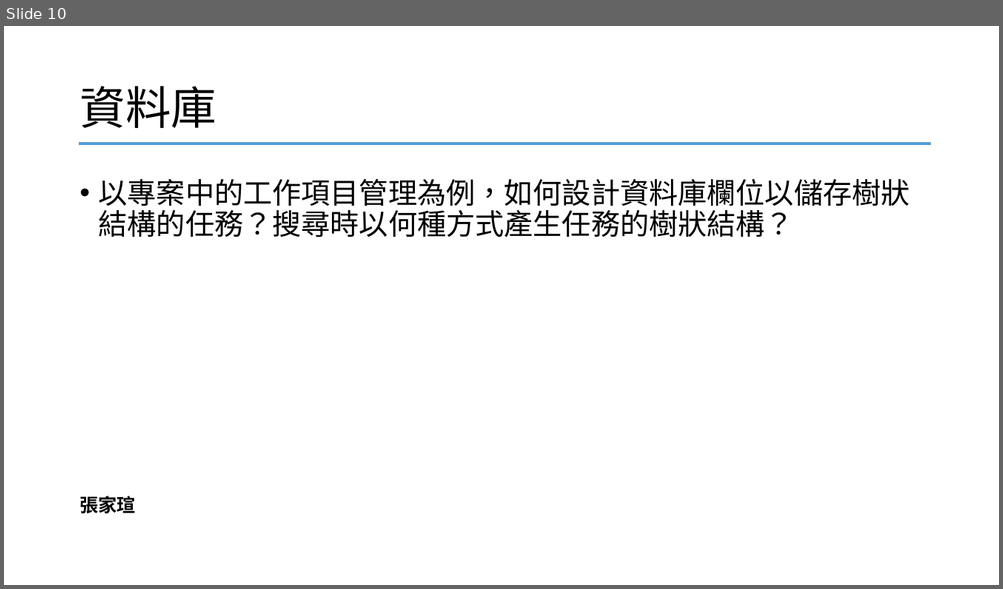
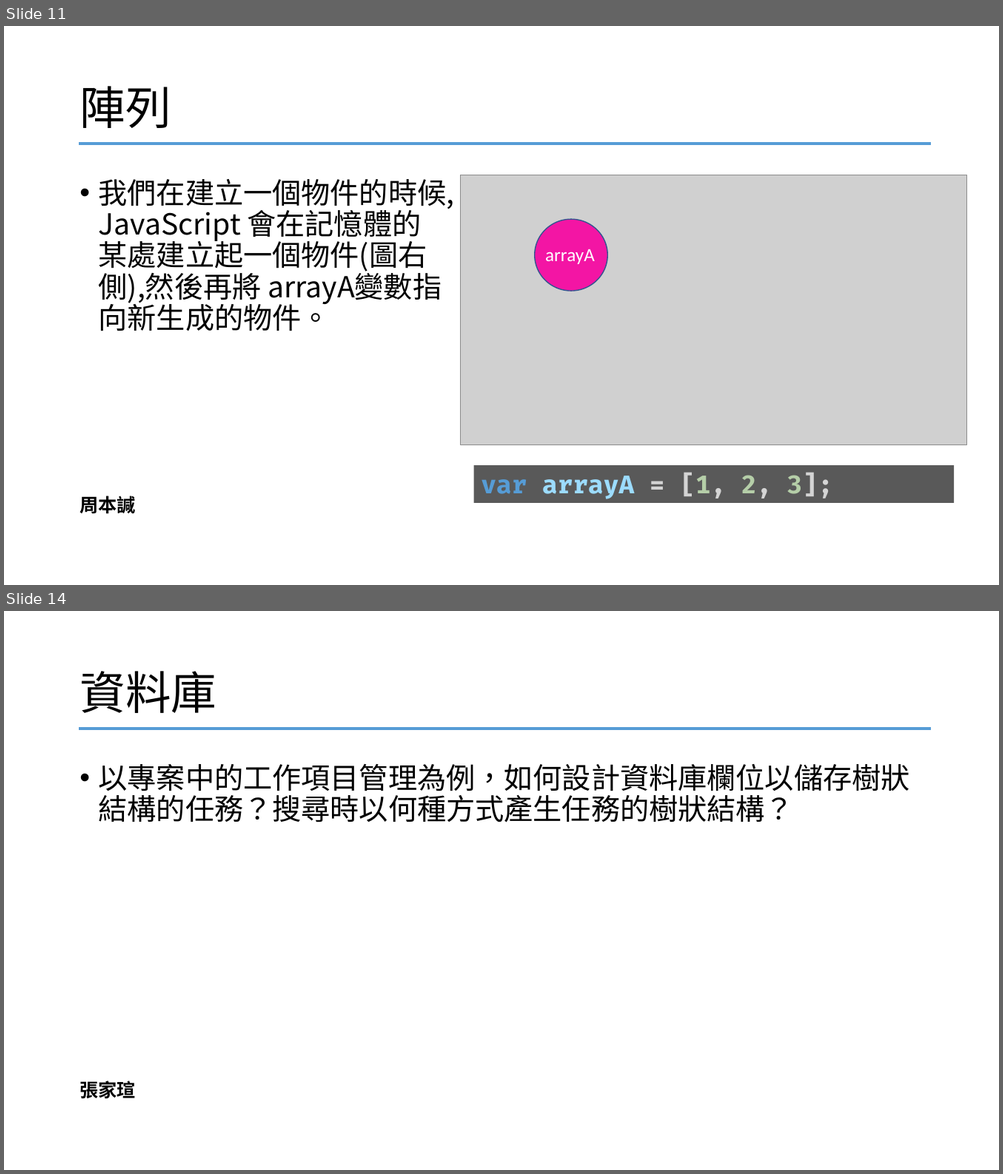
Before and after one commit to YangChihchi/Presentation_Questions, a slide deck: 測驗題.pptx. Shown one above the other, each under a label of ours: slide 10 before the commit, slides 11 and 14 after it; the slides between them are not shown. The pictures are 1003x589 and 1003x1174 pixels, drawn with LibreOffice and Linux fonts; fonts in the diff are those of the drawing; grey boxes stand for pictures. Boxes give left, top, right and bottom in pixels: in the first picture for what was removed or moved away, otherwise in the second. Text is boxed around its words. In the diff, an @@ line names an element or a change of style, - is before the commit and + after.

Commit message:
紫綺 和 本諴的測驗題

```diff
--- a/測驗題.pptx
+++ b/測驗題.pptx
@@ slide 11 added at [4,26,999,585], background #FFFFFF @@
@@ title added at [79,86,170,128], 44 pt, text #000000 @@
+陣列
@@ line added from (79, 144) to (930, 144), #569CD6 2.25 pt @@
@@ text added at [99,179,455,331], 28 pt, text #000000 @@
+• 我們在建立一個物件的時候,JavaScript 會在記憶體的某處建立起一個物件(圖右側),然後再將 arrayA變數指向新生成的物件。
@@ picture added at [461,175,967,446] @@
@@ ellipse added at [535,219,608,291], fill #F315A4, outline #325491 1 pt @@
@@ text added at [545,249,595,264], 18 pt, text #FFFFFF @@
+arrayA
@@ rectangle added at [474,466,954,503], fill #595959, 24 pt, text #9CDCFE, bold @@
+var arrayA = [1, 2, 3];
@@ text added at [79,496,136,514], 18 pt, text #000000, bold @@
+周本諴
@@ what was slide 10 is now slide 14 @@
```
Also in this commit, not shown: 3 other slides added.
